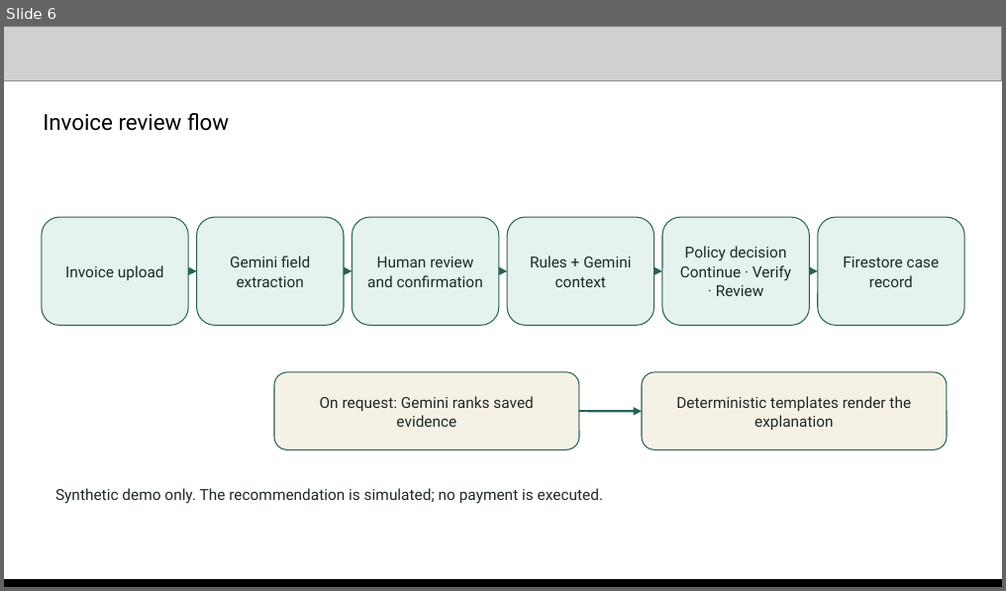
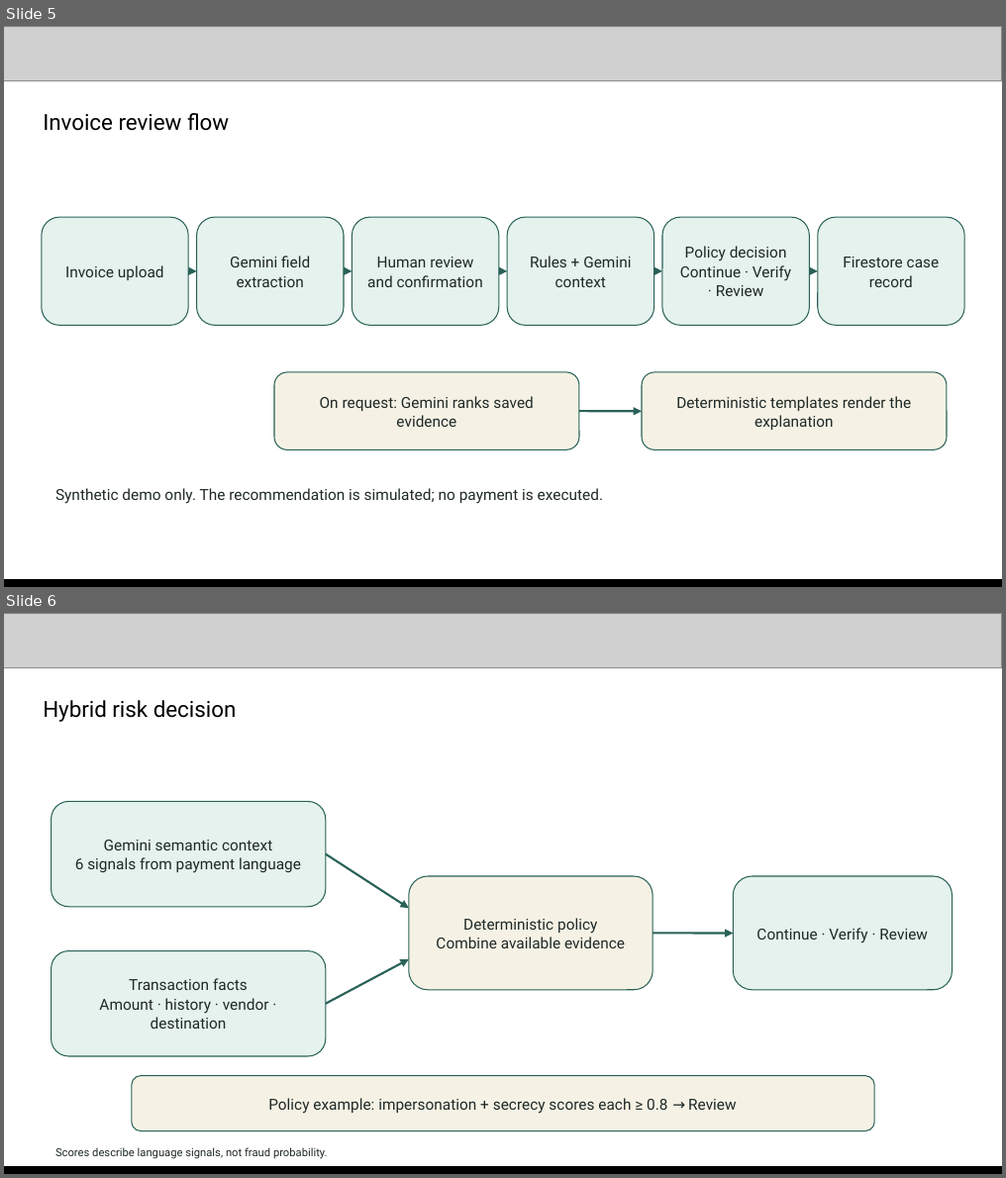
Before and after one commit to NikhilBudaniya/scamshield, a slide deck: artifacts/scamshield-hack2skill-submission.pptx. Shown one above the other, each under a label of ours: slide 6 before the commit, slides 5 and 6 after it. The pictures are 1006x591 and 1006x1178 pixels, drawn with LibreOffice and Linux fonts; fonts in the diff are those of the drawing; grey boxes stand for pictures. Boxes give left, top, right and bottom in pixels: in the first picture for what was removed or moved away, otherwise in the second. Text is boxed around its words. In the diff, an @@ line names an element or a change of style, - is before the commit and + after.

Commit message:
Strengthen hybrid fraud pitch with sourced invoice fraud figures

```diff
--- a/artifacts/scamshield-hack2skill-submission.pptx
+++ b/artifacts/scamshield-hack2skill-submission.pptx
@@ slide 6 added at bbox=[4, 613, 1002, 1174], background #FFFFFF @@
@@ picture added at bbox=[4, 613, 1002, 667] @@
@@ text added at bbox=[43, 700, 237, 722], 16 pt, text #000000 @@
+Hybrid risk decision
@@ rounded rectangle added at bbox=[51, 802, 326, 907], fill #E5F2ED, outline #296157 0.75 pt, 11 pt, text #1F2926 @@
+Gemini semantic context
+6 signals from payment language
@@ arrow added from (326, 855) to (409, 908), #296157 1.5 pt @@
@@ rounded rectangle added at bbox=[409, 876, 652, 990], fill #F5F2E5, outline #296157 0.75 pt, 11 pt, text #1F2926 @@
+Deterministic policy
+Combine available evidence
@@ rounded rectangle added at bbox=[734, 876, 952, 990], fill #E5F2ED, outline #296157 0.75 pt, 11 pt, text #1F2926 @@
+Continue · Verify · Review
@@ arrow added from (652, 934) to (734, 934), #296157 1.5 pt @@
@@ rounded rectangle added at bbox=[51, 952, 326, 1058], fill #E5F2ED, outline #296157 0.75 pt, 11 pt, text #1F2926 @@
+Transaction facts
+Amount · history · vendor · destination
@@ arrow added from (326, 1004) to (409, 959), #296157 1.5 pt @@
@@ rounded rectangle added at bbox=[132, 1076, 874, 1132], fill #F5F2E5, outline #296157 0.75 pt, 11 pt, text #1F2926 @@
+Policy example: impersonation + secrecy scores each ≥ 0.8 → Review
@@ picture added at bbox=[4, 1168, 1002, 1174] @@
@@ rectangle added at bbox=[4, 1166, 1002, 1174], fill #000000 @@
@@ text added at bbox=[55, 1148, 328, 1159], 8 pt, text #1F2926 @@
+Scores describe language signals, not fraud probability.
@@ what was slide 6 is now slide 5 @@
```
Also in this commit, not shown: 8 slides changed, 1 other slide added, 4 slides removed, 3 other files.
